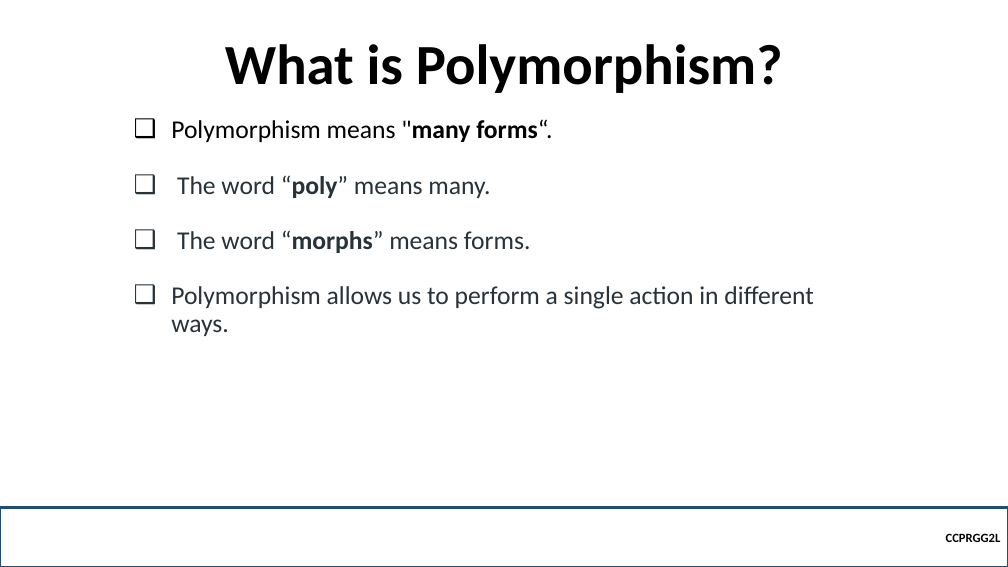
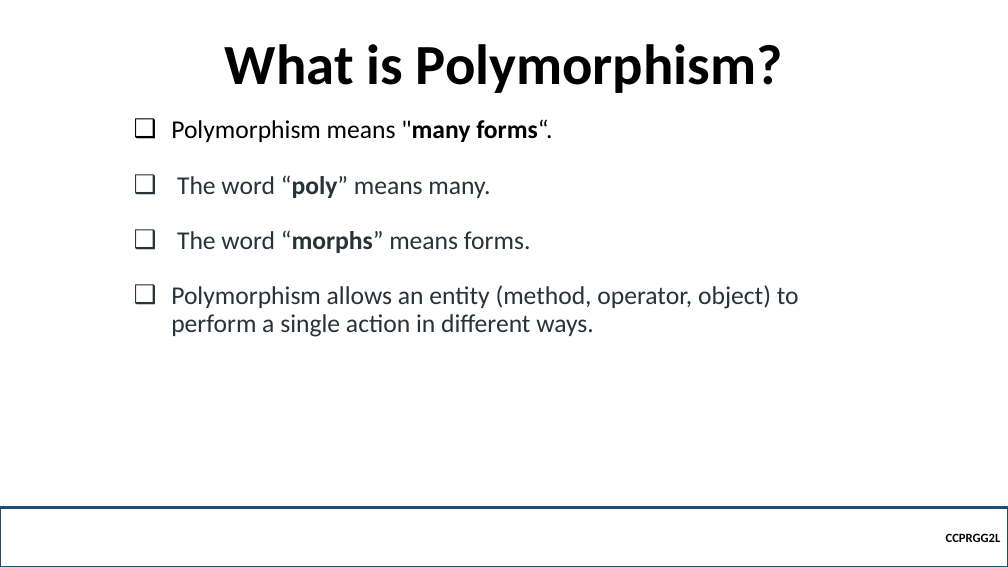
Before and after one commit to robitussin/CCPRGG2L, a slide deck: slide 2 of week_7-8/Polymorphism.pptx. Drawn at 1008x567 pixels with LibreOffice and Linux fonts; fonts in the diff are those of the drawing; background and template pictures are left out. Boxes give left, top, right and bottom in pixels: in the first picture for what was removed or moved away, otherwise in the second. Text is boxed around its words. In the diff, an @@ line names an element or a change of style, - is before the commit and + after.

Commit message:
Added sample in polymorphism slide

```diff
--- a/week_7-8/Polymorphism.pptx
+++ b/week_7-8/Polymorphism.pptx
@@ text at (171,285,799,337): text changed @@
-❑ Polymorphism allows us to perform a single action in different ways.
+❑ Polymorphism allows an entity (method, operator, object) to perform a single action in different ways.
```
Also in this commit, not shown: 6 slides added.
